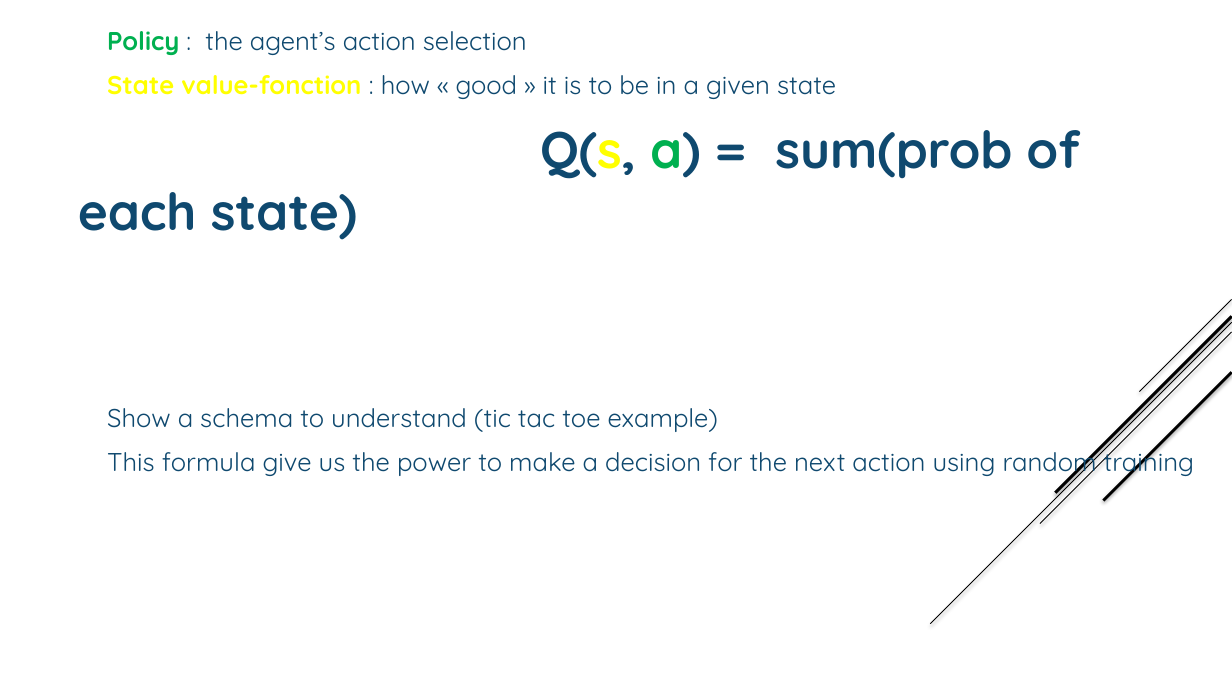
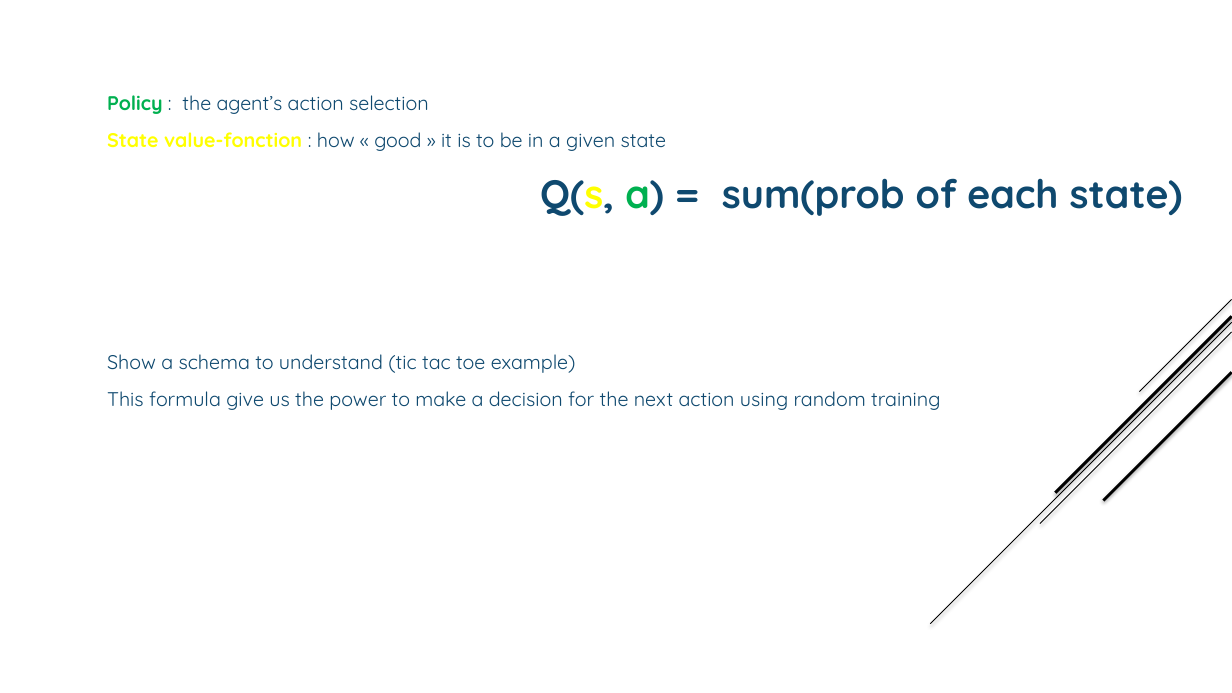
Before and after one commit to jnguyen1192/SIA, a slide deck: slide 5 of SAI_presentation_libre_office.pptx. Drawn at 1232x693 pixels with LibreOffice and Linux fonts; fonts in the diff are those of the drawing. Boxes give left, top, right and bottom in pixels: in the first picture for what was removed or moved away, otherwise in the second. Text is boxed around its words. In the diff, an @@ line names an element or a change of style, - is before the commit and + after.

```diff
--- a/SAI_presentation_libre_office.pptx
+++ b/SAI_presentation_libre_office.pptx
@@ text "Policy : the agent’s action ..." at (107, 95, 1183, 410): size 20 to 15.4 pt in "Policy : the agent’s action selection", "State value-fonction : how « good » ...", "Show a schema to understand (tic tac ...", "This formula give us the power to ..."; size 40 to 30.8 pt in "Q(s, a) = sum(prob of each state)" @@
```
Also in this commit, not shown: 1 other slide changed.
